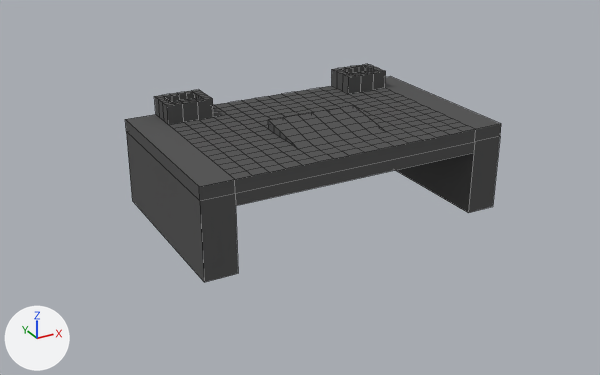
One commit to the Blender file 00_filestructure/01_Models/lk-Altar.blend: the scene before it, then after it.
Both versions are drawn from a camera (50 mm lens) standing at (-6.06, -10.64, 5.65) and looking at (-0.26, -0.09, 0.38). Arrows for +X, +Y and +Z are at lower left; the lights stay in place. Mesh edges are drawn as thin lines.

Script lines for the objects in view, before the commit:
```python
me_plane = bpy.data.meshes.new('Plane')
me_plane.from_pydata(...)  # 450 vertices, 407 faces; spans x -1.0..1.0, y -1.0..1.0, z -1.2..0.5
me_plane.materials.append(mat_material_002)  # dark grey #5a5a5a
# before: 0 (-1.0, -1.0, 0.0) at pixel (199, 200), 1 (1.0, -1.0, 0.0) at pixel (500, 136), 2 (-1.0, 1.0, 0.0) at pixel (126, 131), 3 (1.0, 1.0, 0.0), 4 (-1.0, 1.0, 0.2) at pixel (125, 119)
# before: 5 (-1.0, -1.0, 0.2) at pixel (199, 186), 6 (1.0, -1.0, 0.2) at pixel (501, 123), 7 (1.0, 1.0, 0.2) at pixel (390, 76), 8 (-0.8, -1.0, 0.0) at pixel (235, 193), 9 (-0.8, 1.0, 0.0)
# before: 12 (0.8, -1.0, 0.0) at pixel (474, 141), 14 (0.8, 1.0, 0.0), 16 (-1.0, 1.0, -1.2) at pixel (132, 200), 17 (-1.0, -1.0, -1.2) at pixel (204, 282), 18 (0.8, -1.0, -1.2) at pixel (468, 212)
# before: 19 (1.0, -1.0, -1.2) at pixel (492, 206), 20 (1.0, 1.0, -1.2), 21 (-0.8, 1.0, -1.2), 22 (-0.8, -1.0, -1.2) at pixel (238, 273), 23 (0.8, 1.0, -1.2)
# before: 340 (0.8, 1.0, -0.18), 341 (-0.8, 1.0, -0.18), 342 (-0.8, -1.0, -0.18) at pixel (235, 205), 343 (0.8, -1.0, -0.18) at pixel (473, 152)
ob_lk_altar = bpy.data.objects.new('lk-altar', me_plane)
ob_lk_altar.location = (0.0, 0.0, 1.2)
ob_lk_altar.scale = (2.5, 1.5, 1.0)
```
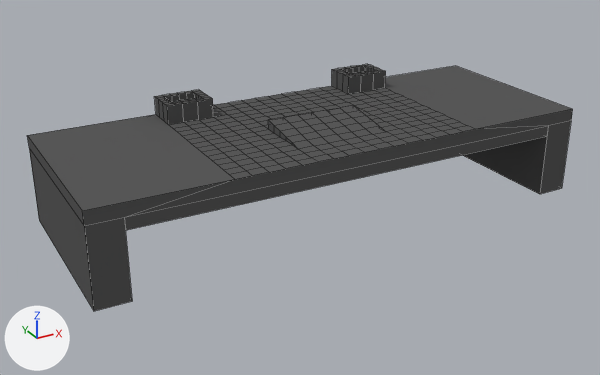
Commit message: Altar angepasst.

Location of each change, (x1, y1, x2, y2) in pixels of the pictures (600 x 375 px; the box of a moved part takes in the faces that stretch with it):
'lk-altar', reshaped (45% wider, 13% taller): before (125, 64, 501, 282); after (27, 64, 573, 311)
part 1 of me_plane, moved or reshaped: before (125, 76, 501, 282); after (27, 66, 573, 311)

The edits, one by one:
me_plane has 450 vertices, 407 faces and spans x -1.0..1.0, y -1.0..1.0, z -1.2..0.5.
me_plane is used by ob_lk_altar; location (0.0, 0.0, 1.2); scale (2.5, 1.5, 1.0).
Part 1, on me_plane:
Vertices 0, 2, 4, 5, 8, 9, 16, 17, 21, 22, 341, 342 of me_plane move by (-0.6, 0.0, 0.0).
Vertices 1, 3, 6, 7, 12, 14, 18, 19, 20, 23, 340, 343 of me_plane move by (0.6, 0.0, 0.0).
